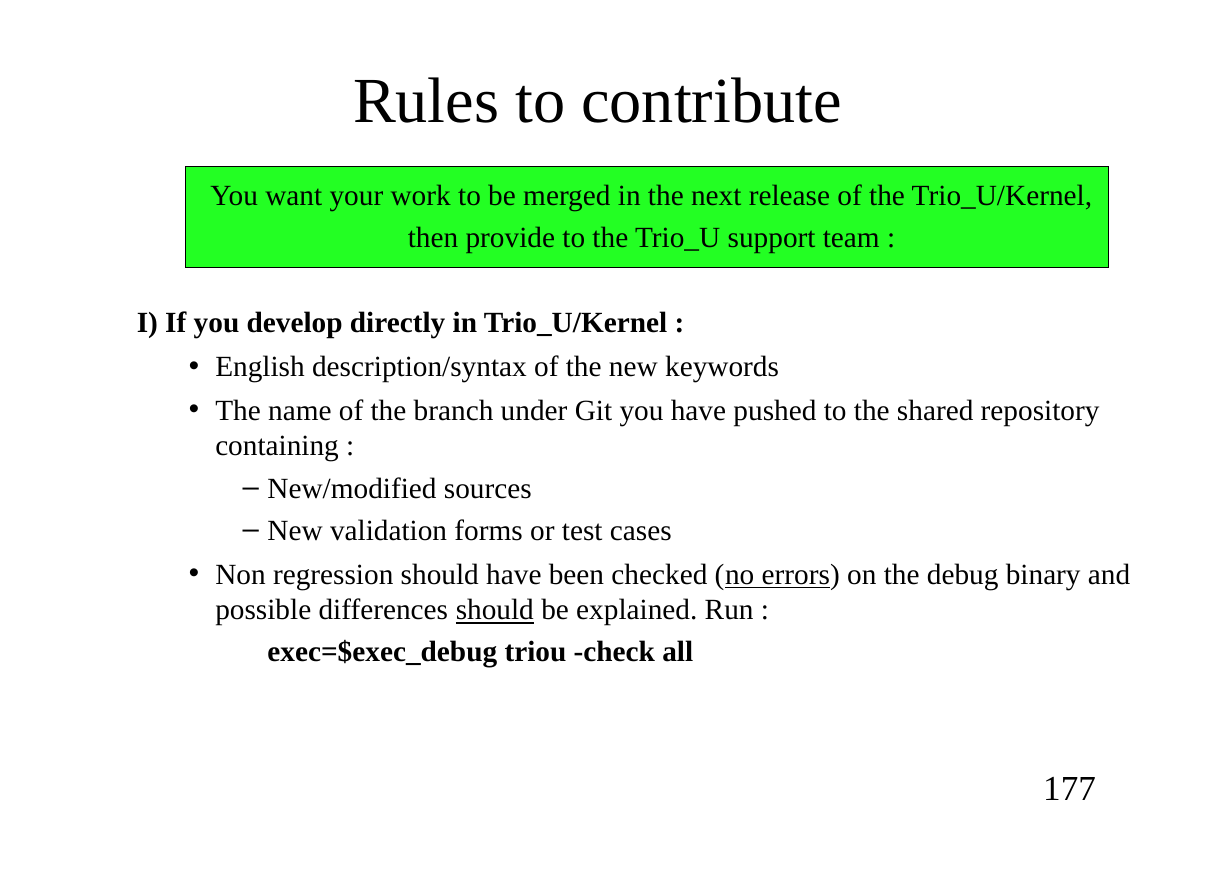
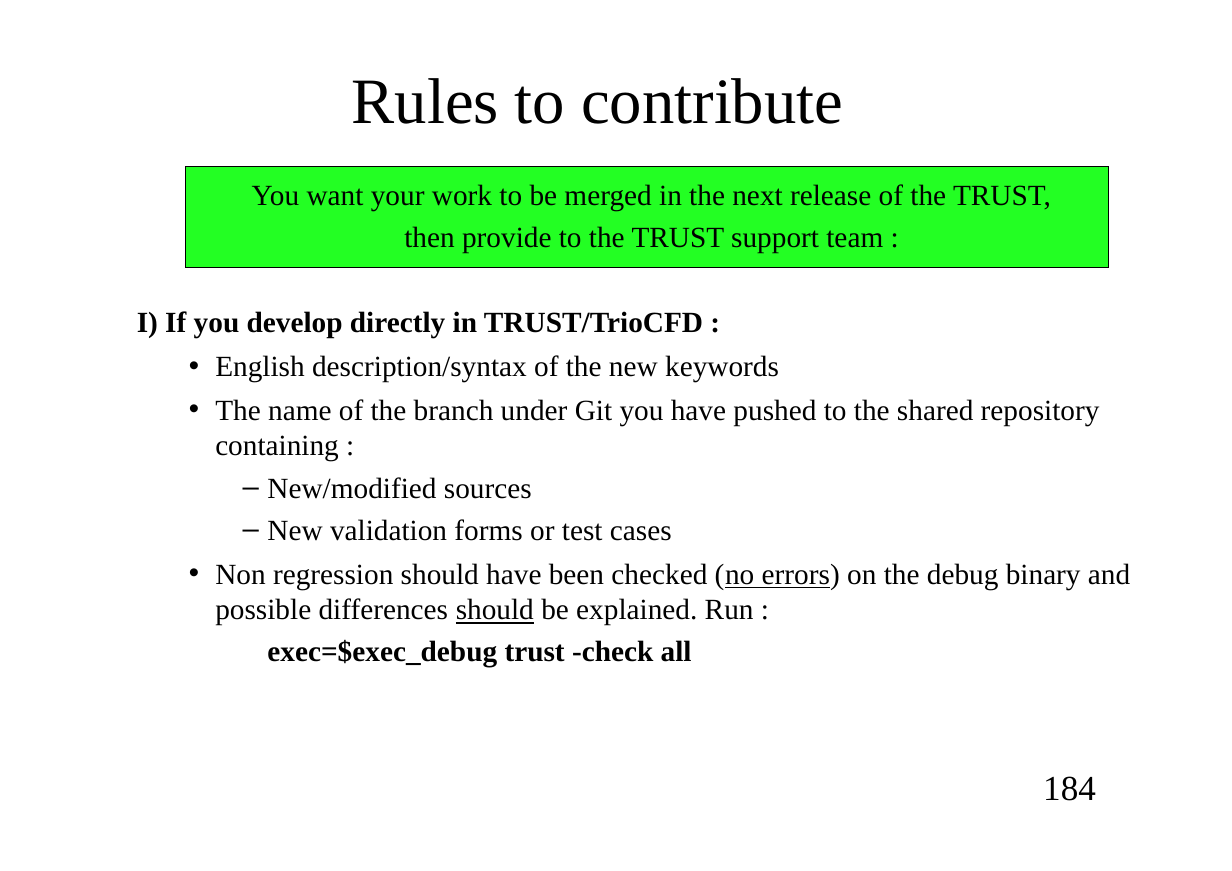
Before and after one commit to cea-trust-platform/trust-code, a slide deck: slide 184 of doc/TRUST/Developer_TRUST_presentation.odp (slide 177 before the commit). Drawn at 1232x871 pixels with LibreOffice and Linux fonts; fonts in the diff are those of the drawing; background and template pictures are left out. Boxes give left, top, right and bottom in pixels: in the first picture for what was removed or moved away, otherwise in the second. Text is boxed around its words. In the diff, an @@ line names an element or a change of style, - is before the commit and + after.

Commit message:
Commit for a Release beta v1.7.3_beta4 version.

```diff
--- a/doc/TRUST/Developer_TRUST_presentation.odp
+++ b/doc/TRUST/Developer_TRUST_presentation.odp
@@ title "Rules to contribute" at box(352, 78, 843, 124): size 43.9 to 44.2 pt @@
@@ text at box(137, 184, 1051, 338): text changed @@
-  You want your work to be merged in the next release of the Trio_U/Kernel,
-  then provide to the Trio_U support team :
-  I) If you develop directly in Trio_U/Kernel :
+  You want your work to be merged in the next release of the TRUST,
+  then provide to the TRUST support team :
+  I) If you develop directly in TRUST/TrioCFD :
@@ text at box(267, 639, 692, 667): text changed @@
-      exec=$exec_debug triou -check all
+      exec=$exec_debug trust -check all
@@ page number at box(1043, 776, 1096, 801): text changed @@
-177
+184
```
Also in this commit, not shown: 156 other slides changed, 12 slides added, 7 slides removed, 7 other files.
